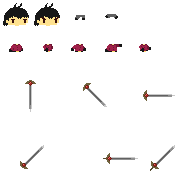
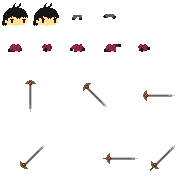
Revision of a layered (192, 192) image; what changed, layer by layer:
painted on "Background" over [2, 3, 151, 52]
